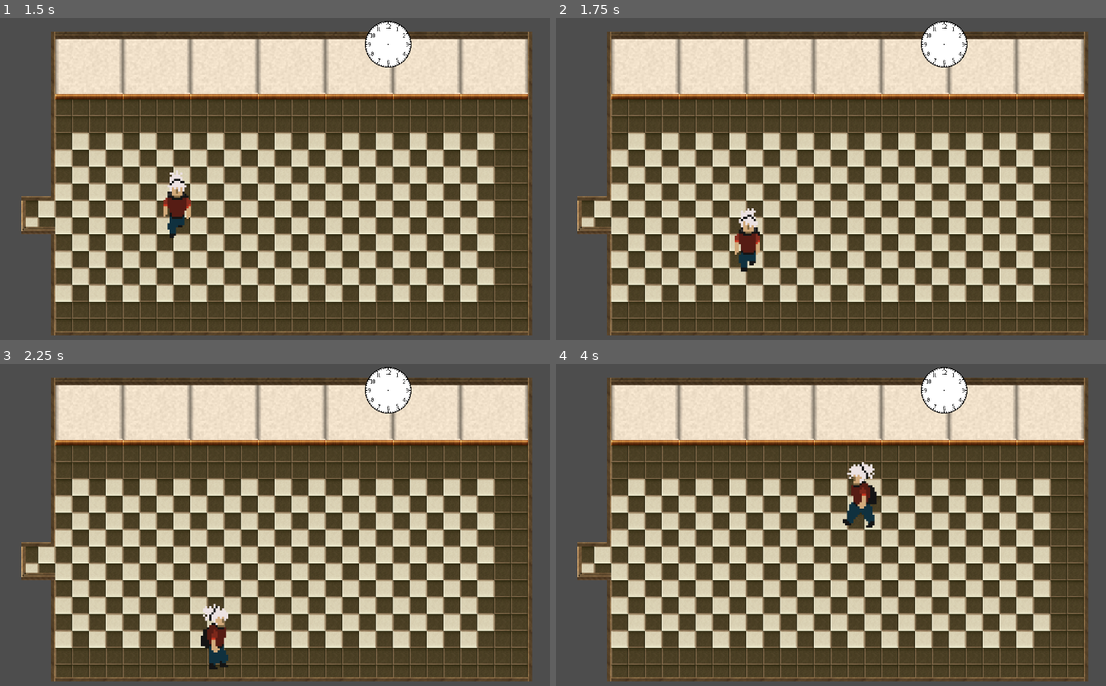
Above: before the commit, frames 1-4 (two rows, left to right).
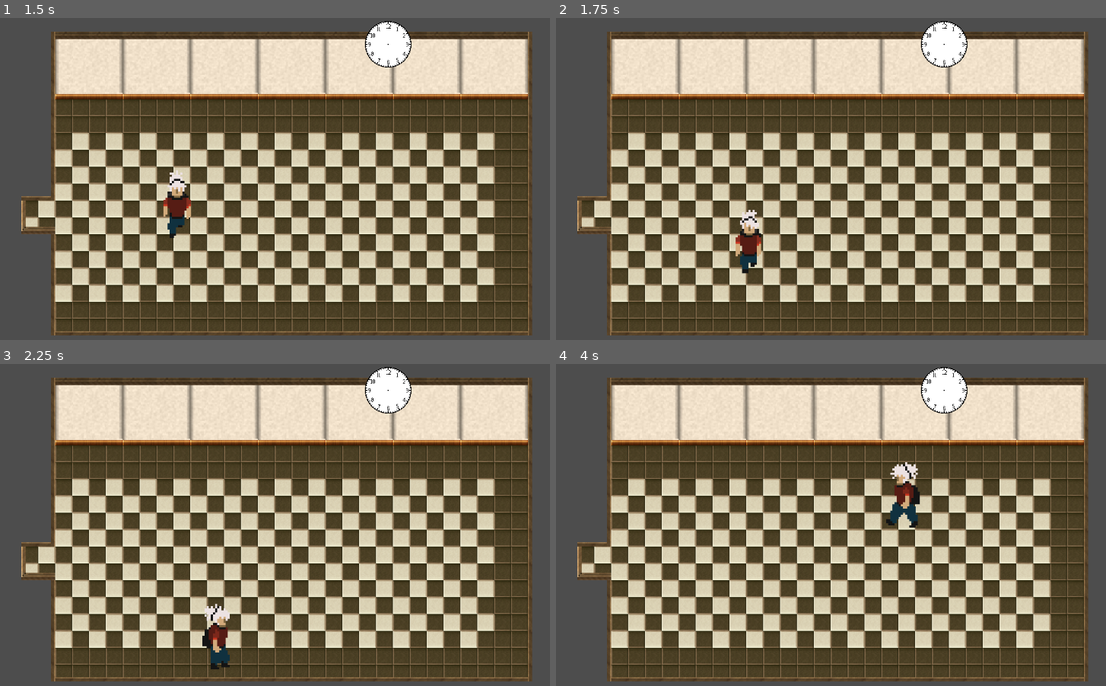
Above: after the commit, the same moments.

Repository: TOUQUI/Court-de-projet
Game: Godot game, scene res://Scene/SceneCorridorM.tscn
The game is run twice, just before and just after one commit, with the same random seed, the same clock (stepped at 60 frames per second) and the same inputs.
Inputs:
- Up to frame 1 (1.5 s): tap Enter at 0.5 s; hold D (droite) 0.53-1.28 s; hold Shift (courire, bound only after the commit) 0.53-1.28 s; hold S (bas) from 1.28 s (still down); tap F (interaction) at 1.35 s
- Up to frame 2 (1.75 s): keep holding S (bas); tap Shift (courire, bound only after the commit) at 1.55 s
- Up to frame 3 (2.25 s): release S (bas) at 2.03 s; hold D (droite) from 2.03 s (still down); hold Shift (courire, bound only after the commit) from 2.03 s (still down)
- Up to frame 4 (4 s): release D (droite) at 2.78 s; release Shift (courire, bound only after the commit) at 2.78 s; hold W (haut) 2.78-3.53 s; tap Shift (courire, bound only after the commit) at 2.85, 3.8 s; hold A (gauche) from 3.53 s (still down); hold F (interaction) from 3.53 s (still down)

Frame 1 is identical in both runs. In frame 2, 0.4% of the frame differs, in the area x 32-38%, y 59-80%; in frame 3, 0.3%; in frame 4, 1.5%, in the area x 52-67%, y 30-51%.

Commit message:
Courire
Le joueur peut courire.

Diff:
--- a/LeJeu/Joueur/joueur.gd
+++ b/LeJeu/Joueur/joueur.gd
@@ -22,8 +22,15 @@
 		$AnimationPlayer.play("avancer_gauche")
 	elif Input.is_action_pressed("haut"):
 		$AnimationPlayer.play("avancer_haut")
+	elif Input.is_action_pressed("courir droite"):
+		$AnimationPlayer.play("avancer_droite")
 	else:
 		$AnimationPlayer.play("pas_bouger")
+
+	if Input.is_action_pressed("courire"):
+		VITESSE_MAX = 450
+	else:
+		VITESSE_MAX = 300
 
 func attraper_la_touche():
 	axis.x = int(Input.is_action_pressed("droite")) - int(Input.is_action_pressed("gauche"))
--- a/LeJeu/project.godot
+++ b/LeJeu/project.godot
@@ -37,28 +37,13 @@
 "events": [Object(InputEventKey,"resource_local_to_scene":false,"resource_name":"","device":-1,"window_id":0,"alt_pressed":false,"shift_pressed":false,"ctrl_pressed":false,"meta_pressed":false,"pressed":false,"keycode":0,"physical_keycode":83,"key_label":0,"unicode":115,"echo":false,"script":null)
 ]
 }
-"courir haut"={
-"deadzone": 0.5,
-"events": [Object(InputEventKey,"resource_local_to_scene":false,"resource_name":"","device":-1,"window_id":0,"alt_pressed":false,"shift_pressed":true,"ctrl_pressed":false,"meta_pressed":false,"pressed":false,"keycode":0,"physical_keycode":87,"key_label":0,"unicode":87,"echo":false,"script":null)
-]
-}
-"courir bas"={
-"deadzone": 0.5,
-"events": [Object(InputEventKey,"resource_local_to_scene":false,"resource_name":"","device":-1,"window_id":0,"alt_pressed":false,"shift_pressed":true,"ctrl_pressed":false,"meta_pressed":false,"pressed":false,"keycode":0,"physical_keycode":83,"key_label":0,"unicode":83,"echo":false,"script":null)
-]
-}
-"courir gauche"={
-"deadzone": 0.5,
-"events": [Object(InputEventKey,"resource_local_to_scene":false,"resource_name":"","device":-1,"window_id":0,"alt_pressed":false,"shift_pressed":true,"ctrl_pressed":false,"meta_pressed":false,"pressed":false,"keycode":0,"physical_keycode":65,"key_label":0,"unicode":65,"echo":false,"script":null)
-]
-}
-"courir droite"={
-"deadzone": 0.5,
-"events": [Object(InputEventKey,"resource_local_to_scene":false,"resource_name":"","device":-1,"window_id":0,"alt_pressed":false,"shift_pressed":true,"ctrl_pressed":false,"meta_pressed":false,"pressed":false,"keycode":0,"physical_keycode":68,"key_label":0,"unicode":68,"echo":false,"script":null)
-]
-}
 interaction={
 "deadzone": 0.5,
 "events": [Object(InputEventKey,"resource_local_to_scene":false,"resource_name":"","device":-1,"window_id":0,"alt_pressed":false,"shift_pressed":false,"ctrl_pressed":false,"meta_pressed":false,"pressed":false,"keycode":0,"physical_keycode":70,"key_label":0,"unicode":102,"echo":false,"script":null)
 ]
 }
+courire={
+"deadzone": 0.5,
+"events": [Object(InputEventKey,"resource_local_to_scene":false,"resource_name":"","device":-1,"window_id":0,"alt_pressed":false,"shift_pressed":false,"ctrl_pressed":false,"meta_pressed":false,"pressed":false,"keycode":0,"physical_keycode":4194325,"key_label":0,"unicode":0,"echo":false,"script":null)
+]
+}
